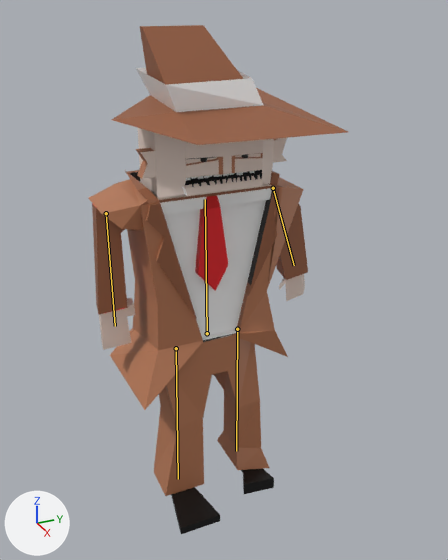
An edit to the Blender file Assets/Models/Roberts Shit/Shitfella.blend, drawn before and after from the same camera.
Before and after are seen from a 50 mm camera at (9.82, -4.53, 3.85) aimed at (0.81, -0.47, -0.65). Arrows for +X, +Y and +Z are at lower left; the lights stay in place. The bones that bend it are drawn over the model as lines.
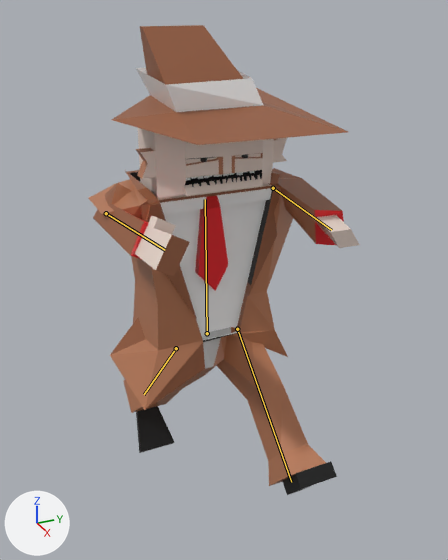
The newer file adds an action. The first version stands in its rest pose; the second is drawn at frame 15 of the action 'Walk'.

Location of each change, [x1, y1, x2, y2] in pixels of the pictures (448 x 560 px):
'Cube.001', posed (8% shorter): before [89, 25, 348, 534]; after [89, 25, 359, 495]
bone 'LeftLeg', root to tip: before (237, 329) to (236, 451); after (237, 329) to (291, 482)
bone 'RightLeg', root to tip: before (176, 348) to (178, 479); after (176, 348) to (144, 394)
bone 'RightArm', root to tip: before (106, 213) to (115, 326); after (106, 213) to (165, 250)
bone 'LeftArm', root to tip: before (273, 188) to (294, 265); after (273, 188) to (331, 230)

The change in detail:
Bone 'LeftLeg' (bone_leftleg) turns from (0, 0, 0) to (-50, 0, 0) degrees about its own x, y and z.
Bone 'RightLeg' (bone_rightleg) turns from (0, 0, 0) to (3, -4, 45) degrees about its own x, y and z.
Bone 'RightArm' (bone_rightarm) turns from (0, 0, 0) to (-37, 58, 61) degrees about its own x, y and z.
Bone 'LeftArm' (bone_leftarm) turns from (0, 0, 0) to (1, -23, 78) degrees about its own x, y and z.
